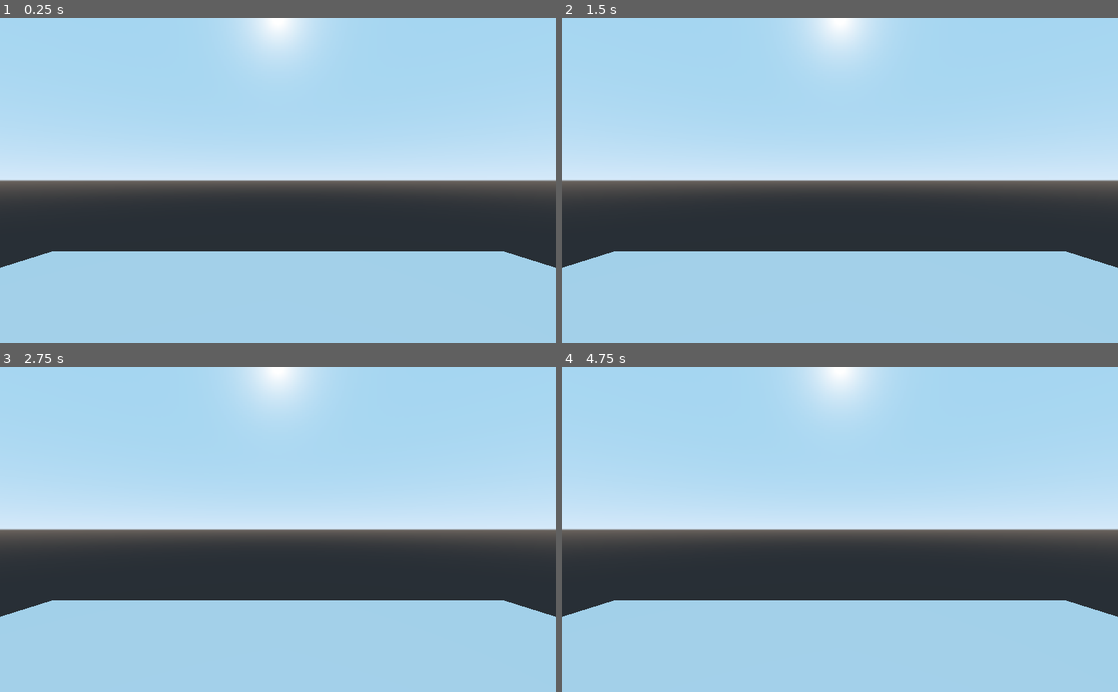
Above: before the commit, frames 1-4 (two rows, left to right).
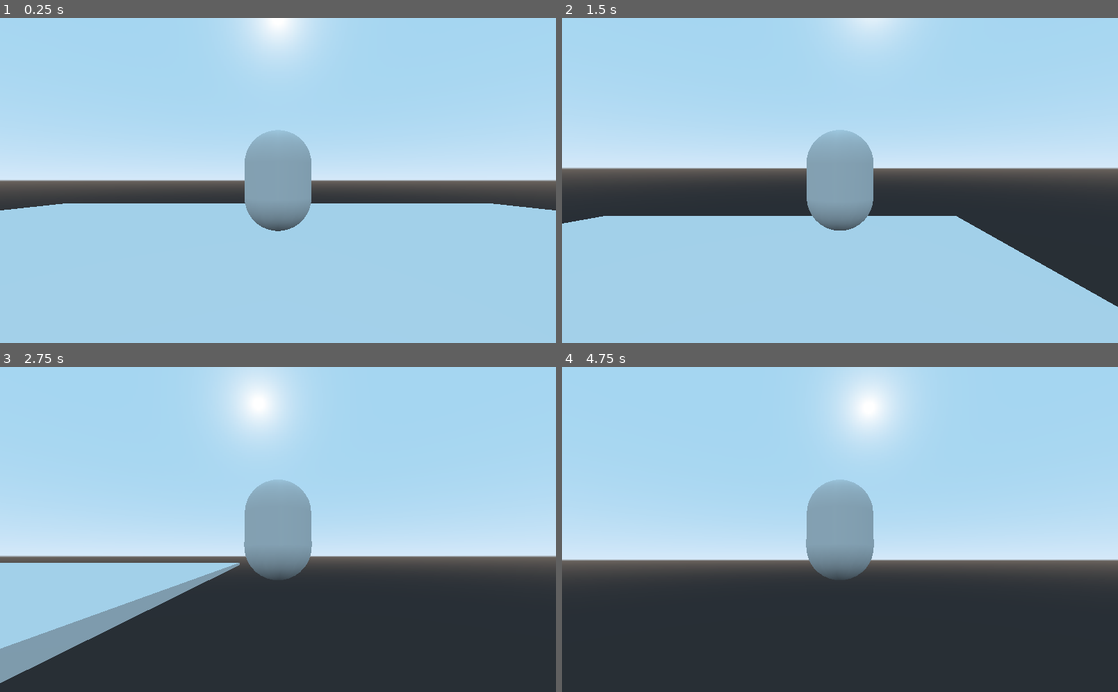
Above: after the commit, the same moments.

Repository: savenger/up-the-roots
Game: Godot game, scene res://src/player/test_level.tscn
Two runs of this game, one before a commit and one after it. Both use one fixed random seed, a clock stepped at 60 frames per second and the inputs below. This scene is started directly instead of the project's main scene.
Inputs (mouse positions are in pixels of both pictures, inside the frame that each line leads up to):
- Up to frame 1 (0.25 s): no input
- Up to frame 2 (1.5 s): tap Enter at 0.5 s; move the mouse to (962, 164) at 0.52 s; hold D (right, bound only after the commit) 0.53-1.25 s; tap Space (jump, bound only after the commit) at 0.6, 0.77, 1.07 s; click (962, 164) at 0.67 s; drag from (728, 196) to (812, 245) at 1.27 s
- Up to frame 3 (2.75 s): move the mouse to (333, 458) at 2.02 s; hold D (right, bound only after the commit) from 2.03 s (still down); tap E at 2.1 s; click (333, 458) at 2.17 s; tap Space (jump, bound only after the commit) at 2.3 s
- Up to frame 4 (4.75 s): release D (right, bound only after the commit) at 2.75 s; drag from (812, 594) to (673, 480) at 2.77 s; move the mouse to (1006, 578) at 3.52 s; hold A (left, bound only after the commit) 3.53-4.25 s; tap Alt at 3.6 s; click (1006, 578) at 3.67 s; tap Space (jump, bound only after the commit) at 3.77, 3.8, 4.07, 4.25 s; drag from (673, 480) to (756, 448) at 4.27 s

The runs differ from the first frame. In frame 1, 17% of the frame differs, in the area x 0-100%, y 34-77%; in frame 2, 19%; in frame 3, 45%, in the area x 0-100%, y 0-100%; in frame 4, 45%.

Commit message:
player control

Diff:
--- a/project.godot
+++ b/project.godot
@@ -28,6 +28,34 @@
 
 common/drop_mouse_on_gui_input_disabled=true
 
+[input]
+
+forward={
+"deadzone": 0.5,
+"events": [ Object(InputEventKey,"resource_local_to_scene":false,"resource_name":"","device":0,"alt":false,"shift":false,"control":false,"meta":false,"command":false,"pressed":false,"scancode":0,"physical_scancode":87,"unicode":0,"echo":false,"script":null)
+ ]
+}
+back={
+"deadzone": 0.5,
+"events": [ Object(InputEventKey,"resource_local_to_scene":false,"resource_name":"","device":0,"alt":false,"shift":false,"control":false,"meta":false,"command":false,"pressed":false,"scancode":0,"physical_scancode":83,"unicode":0,"echo":false,"script":null)
+ ]
+}
+left={
+"deadzone": 0.5,
+"events": [ Object(InputEventKey,"resource_local_to_scene":false,"resource_name":"","device":0,"alt":false,"shift":false,"control":false,"meta":false,"command":false,"pressed":false,"scancode":0,"physical_scancode":65,"unicode":0,"echo":false,"script":null)
+ ]
+}
+right={
+"deadzone": 0.5,
+"events": [ Object(InputEventKey,"resource_local_to_scene":false,"resource_name":"","device":0,"alt":false,"shift":false,"control":false,"meta":false,"command":false,"pressed":false,"scancode":0,"physical_scancode":68,"unicode":0,"echo":false,"script":null)
+ ]
+}
+jump={
+"deadzone": 0.5,
+"events": [ Object(InputEventKey,"resource_local_to_scene":false,"resource_name":"","device":0,"alt":false,"shift":false,"control":false,"meta":false,"command":false,"pressed":false,"scancode":0,"physical_scancode":32,"unicode":0,"echo":false,"script":null)
+ ]
+}
+
 [physics]
 
 common/enable_pause_aware_picking=true
--- /dev/null
+++ b/src/player/camera_joint.gd
@@ -0,0 +1,14 @@
+extends Spatial
+
+export var mouse_sensitivity := 0.05
+
+func _ready():
+	set_as_toplevel(true)
+	Input.set_mouse_mode(Input.MOUSE_MODE_CAPTURED)
+
+func _unhandled_input(event):
+	if event is InputEventMouseMotion:
+		rotation_degrees.x -= event.relative.y * mouse_sensitivity
+		rotation_degrees.x = clamp(rotation_degrees.x, -90.0, 30.0)
+		rotation_degrees.y -= event.relative.x * mouse_sensitivity
+		rotation_degrees.y = wrapf(rotation_degrees.y, 0.0, 360.0)
--- a/src/player/player.gd
+++ b/src/player/player.gd
@@ -1,8 +1,40 @@
 extends KinematicBody
 
-export var speed := 6.0
-export var jump_strength := 10.0
-export var gravity := 30.0
+export var acc := 5.0
+export var dec := 10.0
+export var max_speed := 40.0
+export var jump_strength := 40.0
+export var gravity := 40.0
 
 var _velocity := Vector3.ZERO
 var _snap_vector := Vector3.DOWN
+
+onready var _camera_joint: SpringArm = $CameraJoint
+
+func _physics_process(delta):
+	var move_direction := Vector3.ZERO
+	move_direction.x = Input.get_action_strength("right") - Input.get_action_strength("left")
+	move_direction.z = Input.get_action_strength("back") - Input.get_action_strength("forward")
+	move_direction = move_direction.rotated(Vector3.UP, _camera_joint.rotation.y).normalized()
+	if move_direction.x:
+		if abs(_velocity.x) < max_speed:
+			_velocity.x += move_direction.x * acc
+	else:
+		_velocity.x -= _velocity.x * delta
+	if move_direction.z:
+		if abs(_velocity.z) < max_speed:
+			_velocity.z += move_direction.z * acc
+	else:
+		_velocity.z -= _velocity.z * delta
+	_velocity.y -= gravity * delta
+	var just_landed := is_on_floor() and _snap_vector == Vector3.ZERO
+	var is_jumping := is_on_floor() and Input.is_action_just_pressed("jump")
+	if is_jumping:
+		_velocity.y = jump_strength
+		_snap_vector = Vector3.ZERO
+	elif just_landed:
+		_snap_vector = Vector3.DOWN
+	_velocity = move_and_slide_with_snap(_velocity, _snap_vector, Vector3.UP, true)
+
+func _process(delta):
+	_camera_joint.translation = translation
--- a/src/player/player.tscn
+++ b/src/player/player.tscn
@@ -1,21 +1,27 @@
-[gd_scene load_steps=4 format=2]
+[gd_scene load_steps=5 format=2]
 
 [ext_resource path="res://src/player/player.gd" type="Script" id=1]
+[ext_resource path="res://src/player/camera_joint.gd" type="Script" id=2]
 
-[sub_resource type="BoxShape" id=1]
+[sub_resource type="CapsuleShape" id=1]
 
-[sub_resource type="CubeMesh" id=2]
+[sub_resource type="CapsuleMesh" id=2]
 
 [node name="Player" type="KinematicBody"]
 script = ExtResource( 1 )
 
 [node name="CollisionShape" type="CollisionShape" parent="."]
+transform = Transform( 1, 0, 0, 0, -4.37114e-08, -1, 0, 1, -4.37114e-08, 0, 0, 0 )
 shape = SubResource( 1 )
 
 [node name="MeshInstance" type="MeshInstance" parent="."]
+transform = Transform( 1, 0, 0, 0, -4.37114e-08, -1, 0, 1, -4.37114e-08, 0, 0, 0 )
 mesh = SubResource( 2 )
 skeleton = NodePath("../CollisionShape")
 
-[node name="SpringArm" type="SpringArm" parent="."]
+[node name="CameraJoint" type="SpringArm" parent="."]
+spring_length = 7.0
+margin = 0.2
+script = ExtResource( 2 )
 
-[node name="Camera" type="Camera" parent="SpringArm"]
+[node name="Camera" type="Camera" parent="CameraJoint"]
--- a/src/player/test_level.tscn
+++ b/src/player/test_level.tscn
@@ -12,11 +12,8 @@
 [node name="Player" parent="." instance=ExtResource( 1 )]
 transform = Transform( 1, 0, 0, 0, 1, 0, 0, 0, 1, 0, 9.93203, 0 )
 
-[node name="Camera" type="Camera" parent="."]
-transform = Transform( 1, 0, 0, 0, 0.903448, 0.428699, 0, -0.428699, 0.903448, 0, 10.929, 11.7732 )
-
 [node name="Floor" type="StaticBody" parent="."]
-transform = Transform( 2, 0, 0, 0, 1, 0, 0, 0, 2, 0, 0, 0 )
+transform = Transform( 5, 0, 0, 0, 1, 0, 0, 0, 5, 0, 0, 0 )
 
 [node name="CollisionShape" type="CollisionShape" parent="Floor"]
 transform = Transform( 15, 0, 0, 0, 0.5, 0, 0, 0, 15, 0, 0, 0 )
